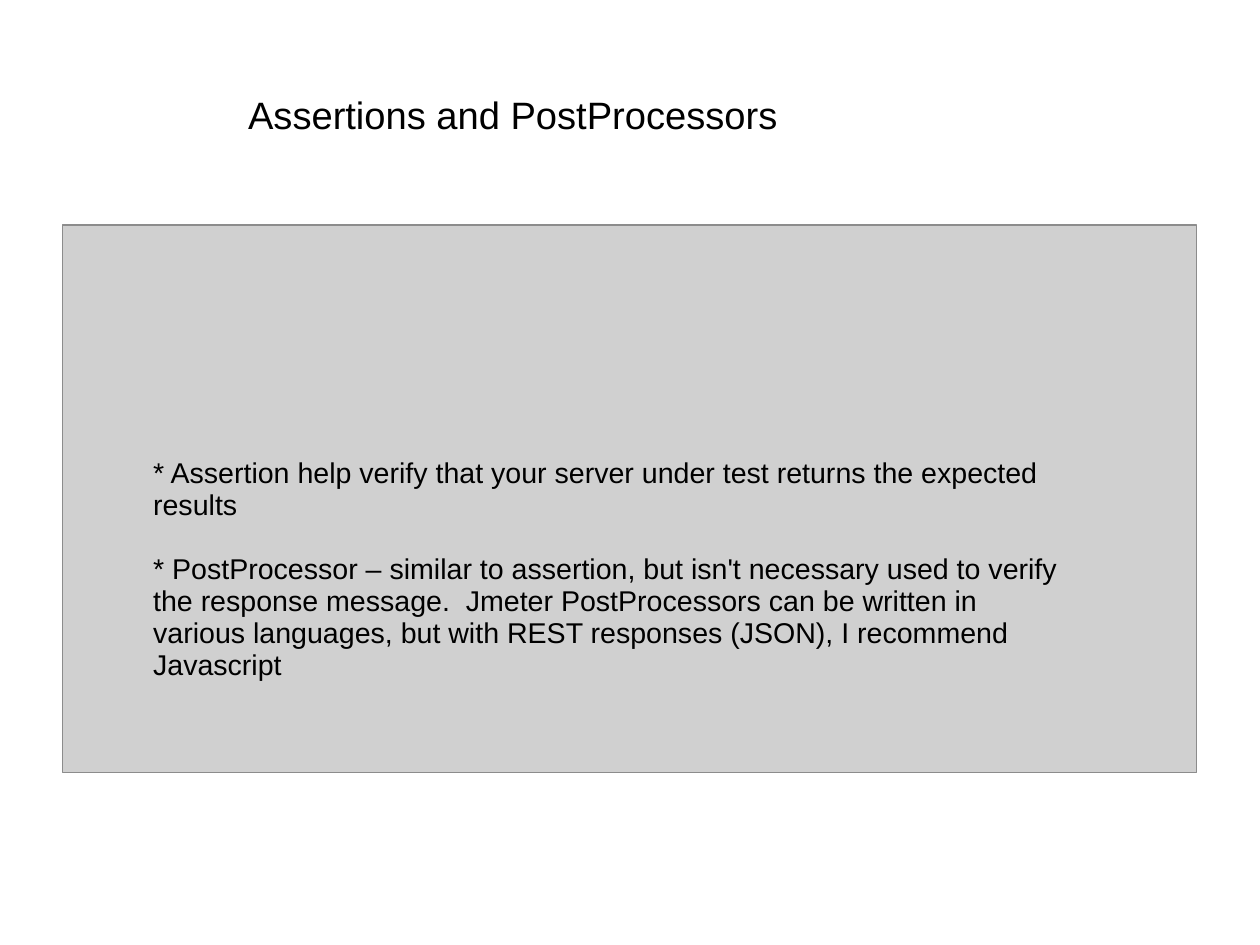
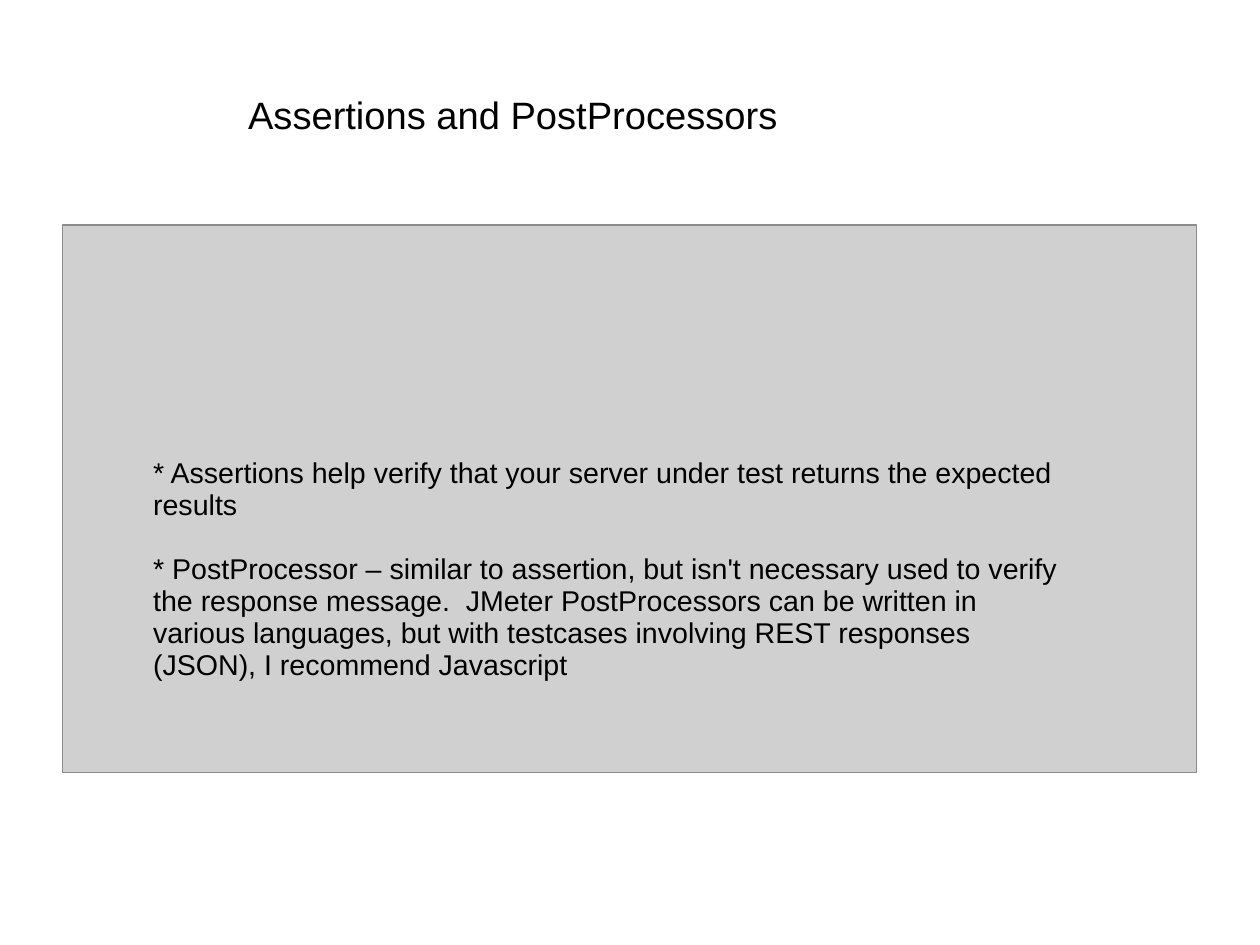
Before and after one commit to hchan/jmeterDemo, a slide deck: slide 9 of jmeterDemo.ppt. Drawn at 1260x945 pixels with LibreOffice and Linux fonts; fonts in the diff are those of the drawing; grey boxes stand for pictures; background and template pictures are left out. Boxes give left, top, right and bottom in pixels: in the first picture for what was removed or moved away, otherwise in the second. Text is boxed around its words. In the diff, an @@ line names an element or a change of style, - is before the commit and + after.

```diff
--- a/jmeterDemo.ppt
+++ b/jmeterDemo.ppt
@@ text at (153,462,1056,680): text changed @@
-* Assertion help verify that your server under test returns the expected results
-* PostProcessor – similar to assertion, but isn't necessary used to verify the response message. Jmeter PostProcessors can be written in various languages, but with REST responses (JSON), I recommend Javascript
+* Assertions help verify that your server under test returns the expected results
+* PostProcessor – similar to assertion, but isn't necessary used to verify the response message. JMeter PostProcessors can be written in various languages, but with testcases involving REST responses (JSON), I recommend Javascript
```
Also in this commit, not shown: 7 other slides changed, 1 slide added, 1 other file.
